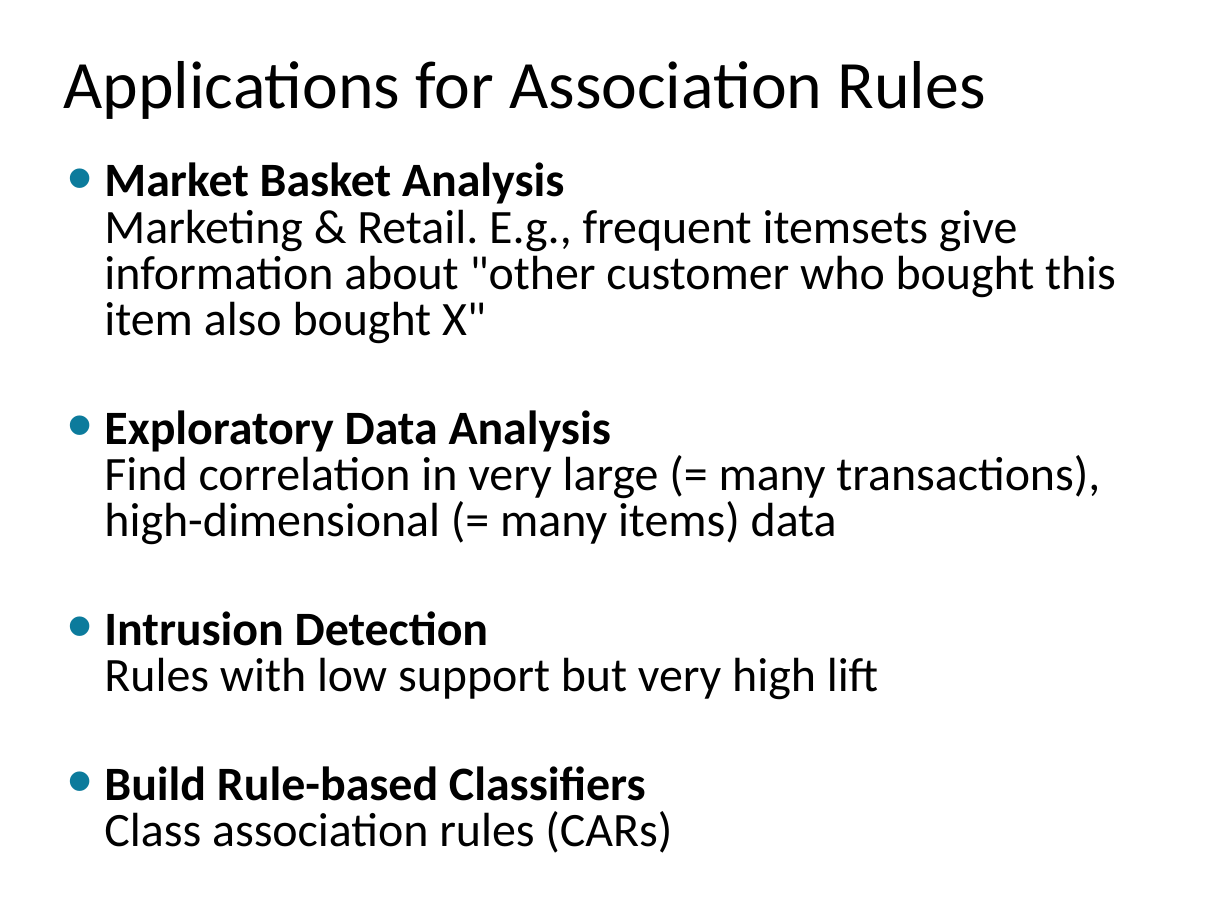
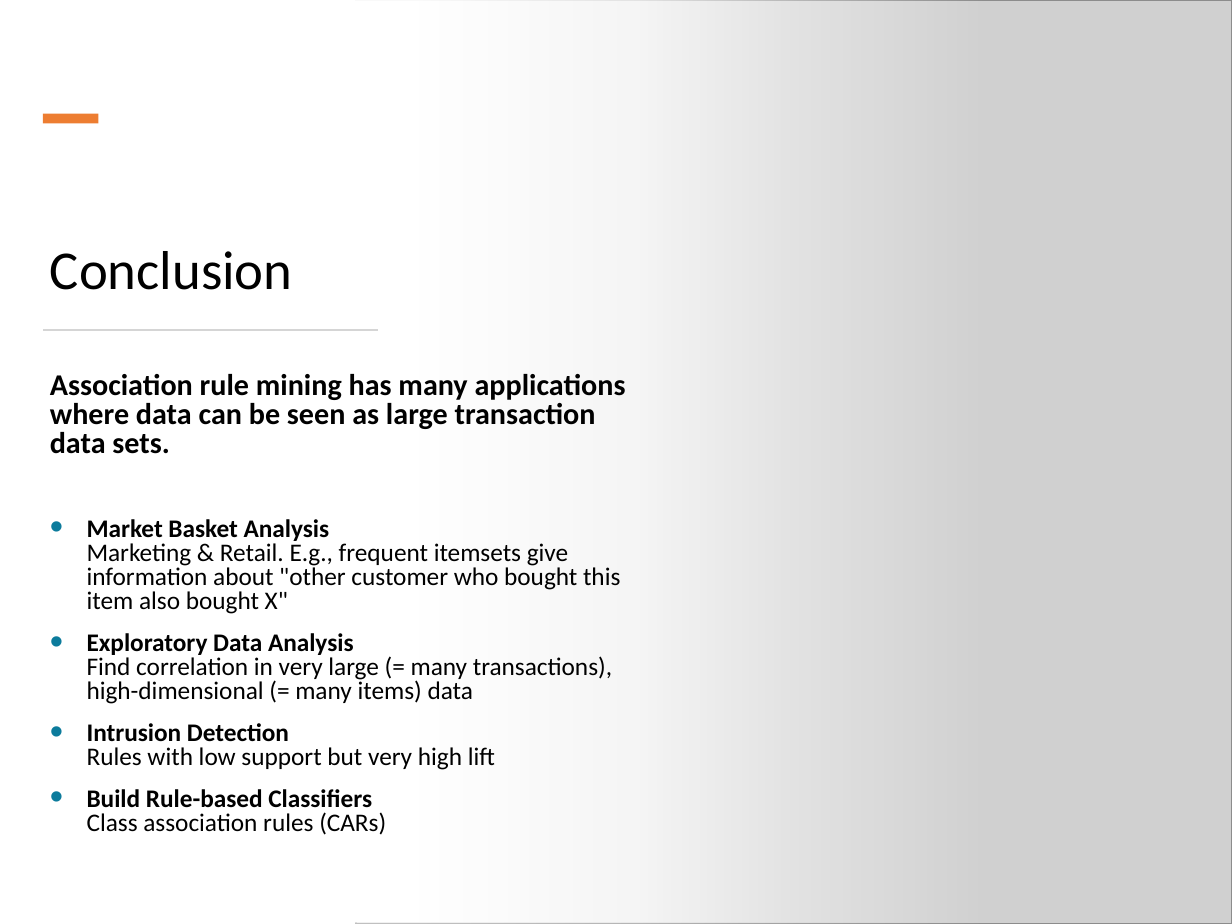
Before and after one commit to mhahsler/Introduction_to_Data_Mining_R_Examples, a slide deck: slide 91 of slides/chap5_basic_association_analysis.pptx (slide 90 before the commit). Drawn at 1232x924 pixels with LibreOffice and Linux fonts; fonts in the diff are those of the drawing; grey boxes stand for pictures. Boxes give left, top, right and bottom in pixels: in the first picture for what was removed or moved away, otherwise in the second. Text is boxed around its words. In the diff, an @@ line names an element or a change of style, - is before the commit and + after.

Commit message:
Updated slides.

```diff
--- a/slides/chap5_basic_association_analysis.pptx
+++ b/slides/chap5_basic_association_analysis.pptx
@@ rectangle added at box(0, 0, 986, 924), fill gradient #FFFFFF @@
@@ picture added at box(356, 0, 1232, 924) @@
@@ title removed at box(64, 61, 986, 119) @@
-Applications for Association Rules
@@ rectangle added at box(43, 114, 98, 124), fill #ED7D31 @@
@@ title added at box(50, 251, 293, 290), 32 pt, text #000000 @@
+Conclusion
@@ rectangle added at box(43, 329, 377, 330), fill #D5D5D5, outline #D5D5D5 0.25 pt @@
@@ text "Association rule mining has many ...": place and size @@
-text "Association rule mining has many ..." at box(104, 162, 1116, 853)
+text "Association rule mining has many ..." at box(50, 374, 626, 835)
@@ text at box(50, 374, 626, 454): paragraph added @@
+Association rule mining has many applications where data can be seen as large transaction data sets.
@@ text at box(87, 519, 620, 835): size 28 to 14.8 pt in "Market Basket Analysis Marketing & Retail. E.g., ...", "Exploratory Data Analysis Find correlation in very ...", "Intrusion Detection Rules with low support but ...", "Build Rule-based Classifiers Class association rules (CARs)" @@
```
Also in this commit, not shown: 8 other slides changed, 1 slide added, 10 other files.
